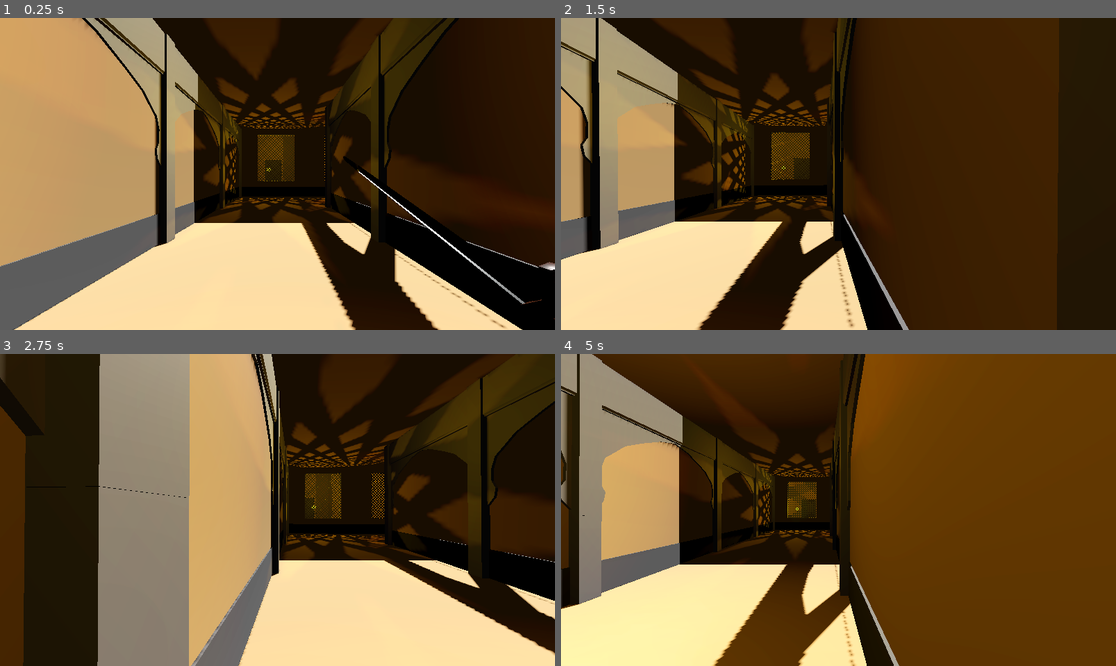
Above: before the commit, frames 1-4 (two rows, left to right).
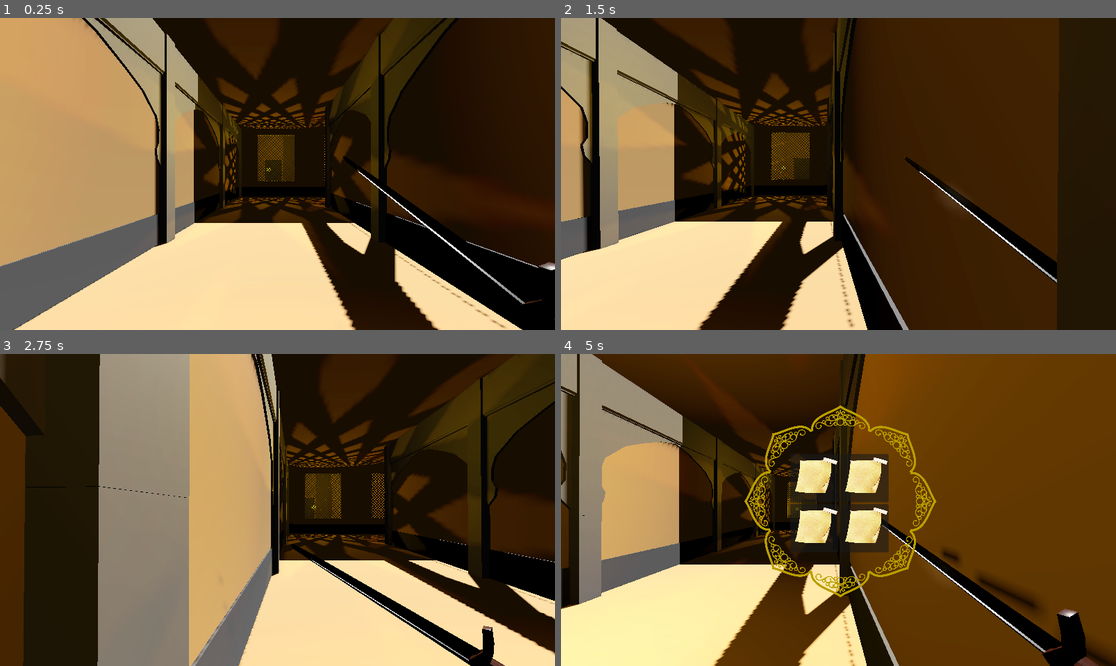
Above: after the commit, the same moments.

Repository: fayotic/the-eye-game-jam
Game: Godot game, scene res://components/map looper/rooms/room_a.tscn
Two runs of this game, one before a commit and one after it. Both use one fixed random seed, a clock stepped at 60 frames per second and the inputs below. This scene is started directly instead of the project's main scene.
Inputs (mouse positions are in pixels of both pictures, inside the frame that each line leads up to):
- Up to frame 1 (0.25 s): no input
- Up to frame 2 (1.5 s): tap Enter (ui_accept) at 0.5, 0.77 s; move the mouse to (832, 180) at 0.52 s; hold E (equip) 0.53-1.28 s; hold D (move_right) from 0.53 s (still down); tap Q (unequip) at 0.8, 1.35 s; move the mouse to (877, 177) at 1.27 s
- Up to frame 3 (2.75 s): tap Enter (ui_accept) at 1.52 s; tap E (equip) at 1.55 s; move the mouse to (233, 506) at 2.02 s; release D (move_right) at 2.03 s; press the mouse at (233, 506) at 2.03 s; hold A (move_left) from 2.03 s (still down); tap Q (unequip) at 2.3 s
- Up to frame 4 (5 s): move the mouse to (844, 510) at 2.77 s; release the mouse at (844, 510) at 2.78 s; tap E (equip) at 2.85, 4.55 s; tap Enter (ui_accept) at 3.02, 3.77, 4.52 s; move the mouse to (816, 503) at 3.52 s; release A (move_left) at 3.53 s; hold S (move_back) 3.53-4.28 s; hold Q (unequip) 3.53-4.28 s; tap W (move_front) at 3.6 s; tap I (open_inventory, bound only after the commit) at 4.15 s; move the mouse to (866, 510) at 4.27 s; hold D (move_right) from 4.28 s (still down); tap Q (unequip) at 4.35 s

The runs differ from the first frame. In frame 2, 1.2% of the frame differs, in the area x 61-90%, y 44-86%; in frame 3, 1.8%; in frame 4, 8.9%, in the area x 33-100%, y 16-100%.
Error before the commit: Invalid access to property or key 'scene_done' on a base object of type 'Nil'. (res://components/player/player.gd:24)
Error after the commit: Invalid access to property or key 'scene_done' on a base object of type 'Nil'. (res://components/player/player.gd:25)

Commit message:
Added inventory ui/resource files and weapon equip/unequip animation.

Diff:
--- /dev/null
+++ b/components/inventory/inv_ui_slot.tscn
@@ -0,0 +1,14 @@
+[gd_scene load_steps=2 format=3 uid="uid://bs0flgrctwojr"]
+
+[ext_resource type="Texture2D" uid="uid://pn7asyi0j8y0" path="res://components/ui/—Pngtree—yellow square note illustration_4669846.png" id="1_2b0ng"]
+
+[node name="Panel" type="Panel"]
+custom_minimum_size = Vector2(100, 100)
+offset_right = 100.0
+offset_bottom = 100.0
+
+[node name="Sprite2D" type="Sprite2D" parent="."]
+position = Vector2(0.9999981, -3.000002)
+scale = Vector2(0.05, 0.05)
+texture = ExtResource("1_2b0ng")
+centered = false
--- /dev/null
+++ b/components/inventory/inventory_resource.gd
@@ -0,0 +1,6 @@
+extends Resource
+
+class_name InventoryItems
+
+@export var name: String = " "
+@export var texture: Texture3D
--- /dev/null
+++ b/components/inventory/inventory_ui.gd
@@ -0,0 +1,21 @@
+extends Control
+
+var isOpened = false
+
+func _ready():
+	close()
+
+func _process(delta: float) -> void:
+	if Input.is_action_just_pressed("open_inventory"):
+		if isOpened == true:
+			close()
+		else:
+			open()
+
+func open():
+	visible = true
+	isOpened = true
+
+func close():
+	visible = false
+	isOpened = false
--- /dev/null
+++ b/components/inventory/inventory_ui.tscn
@@ -0,0 +1,35 @@
+[gd_scene load_steps=4 format=3 uid="uid://bo57517gwqipw"]
+
+[ext_resource type="Script" uid="uid://bvknt2l840k0n" path="res://components/inventory/inventory_ui.gd" id="1_no843"]
+[ext_resource type="Texture2D" uid="uid://cv3et73q1k3ob" path="res://components/ui/—Pngtree—islamic style ring border hand_3819752.png" id="2_pn812"]
+[ext_resource type="PackedScene" uid="uid://bs0flgrctwojr" path="res://components/inventory/inv_ui_slot.tscn" id="3_mflri"]
+
+[node name="Inventory_UI" type="Control"]
+layout_mode = 3
+anchors_preset = 0
+script = ExtResource("1_no843")
+
+[node name="—pngtree—islamicStyleRingBorderHand3819752" type="Sprite2D" parent="."]
+position = Vector2(580, 306.00003)
+scale = Vector2(0.2, 0.2)
+texture = ExtResource("2_pn812")
+
+[node name="GridContainer" type="GridContainer" parent="."]
+layout_mode = 0
+offset_left = 476.0
+offset_top = 208.0
+offset_right = 680.0
+offset_bottom = 412.0
+columns = 2
+
+[node name="slot1" parent="GridContainer" instance=ExtResource("3_mflri")]
+layout_mode = 2
+
+[node name="slot2" parent="GridContainer" instance=ExtResource("3_mflri")]
+layout_mode = 2
+
+[node name="slot3" parent="GridContainer" instance=ExtResource("3_mflri")]
+layout_mode = 2
+
+[node name="slot4" parent="GridContainer" instance=ExtResource("3_mflri")]
+layout_mode = 2
--- a/components/npcs/npc_fairy.tscn
+++ b/components/npcs/npc_fairy.tscn
@@ -1,6 +1,6 @@
 [gd_scene load_steps=2 format=3 uid="uid://c2twa3fraraxo"]
 
-[ext_resource type="PackedScene" uid="uid://dsc8o7n3whtvi" path="res://humancharacter_mod_tex_ani/NPC_Fairy.glb" id="1_64qqw"]
+[ext_resource type="PackedScene" uid="uid://dsc8o7n3whtvi" path="res://components/npcs/humancharacter_mod_tex_ani/NPC_Fairy.glb" id="1_64qqw"]
 
 [node name="NPC_Fairy" instance=ExtResource("1_64qqw")]
 
--- a/components/player/player.gd
+++ b/components/player/player.gd
@@ -11,6 +11,7 @@
 @onready var animation = $Head/Camera3D/ArmColl/Sword/AnimationPlayer
 @export var lerp_speed = 10.0
 @export var fairy_scene : Node3D
+@export var inventory: InventorySystem
 @onready var health: HealthComponent = $HealthComponentNode
 
 func _ready():
@@ -21,23 +22,28 @@
 
 #Gets input from user to equip/unequip an item
 func _process(delta: float) -> void:
-	if Input.is_action_pressed("equip") and fairy_scene.scene_done == true : #e
+	if Input.is_action_pressed("equip") and is_equipped == false and fairy_scene.scene_done == true : #e
 		is_equipped = true
 		equipSword()
-	if Input.is_action_pressed("unequip"): #q
+	if Input.is_action_pressed("unequip") and fairy_scene.scene_done == true: #q
 		is_equipped = false
 		unequipSword()
 	if Input.is_action_pressed("attack"): #left mouse
 		animation.play("sword_swinging")
 
 
+
 func equipSword():
 	if is_equipped == true:
 		sword.show() #Shows sword
+		animation.play("sword_equip")
+		await animation.animation_finished
 		animation.play("sword_idle") #Plays idle animation
 
 func unequipSword():
 	if is_equipped == false:
+		animation.play("sword_unequip")
+		await animation.animation_finished
 		sword.hide() #Hides sword
 
 func _input(event):
--- a/components/player/player.tscn
+++ b/components/player/player.tscn
@@ -1,8 +1,16 @@
-[gd_scene load_steps=11 format=3 uid="uid://5rqbxtnr54xt"]
+[gd_scene load_steps=17 format=3 uid="uid://5rqbxtnr54xt"]
 
 [ext_resource type="Script" uid="uid://b54emypeedxhk" path="res://components/HealthComponent/HealthComponent.gd" id="1_kfe3d"]
 [ext_resource type="Script" uid="uid://noqrinxktevj" path="res://components/player/player.gd" id="1_t3162"]
 [ext_resource type="PackedScene" uid="uid://ddnwt5o4uc0ok" path="res://components/weapons/sword.tscn" id="2_kfe3d"]
+[ext_resource type="Script" uid="uid://80cjqhk868jo" path="res://components/inventory/inventory_resource.gd" id="2_mpawu"]
+[ext_resource type="Script" uid="uid://b40wseu004wf1" path="res://inventory.gd" id="3_pvtfm"]
+[ext_resource type="PackedScene" uid="uid://bo57517gwqipw" path="res://components/inventory/inventory_ui.tscn" id="4_wa6cj"]
+
+[sub_resource type="Resource" id="Resource_02tnr"]
+script = ExtResource("3_pvtfm")
+items = Array[ExtResource("2_mpawu")]([null, null, null, null])
+metadata/_custom_type_script = "uid://b40wseu004wf1"
 
 [sub_resource type="CapsuleMesh" id="CapsuleMesh_kfe3d"]
 
@@ -92,11 +100,57 @@
 "values": [Vector3(-0.12157496, -2.815119, 0.5711085), Vector3(0.424115, -2.8379054, 0.63006383), Vector3(0.40666172, -3.3405602, 0.43284166)]
 }
 
+[sub_resource type="Animation" id="Animation_wa6cj"]
+resource_name = "sword_equip"
+length = 0.5
+tracks/0/type = "value"
+tracks/0/imported = false
+tracks/0/enabled = true
+tracks/0/path = NodePath(".:position")
+tracks/0/interp = 2
+tracks/0/loop_wrap = true
+tracks/0/keys = {
+"times": PackedFloat32Array(0.36666667),
+"transitions": PackedFloat32Array(1),
+"update": 0,
+"values": [Vector3(-0.353096, -0.9576266, 0.62272125)]
+}
+tracks/1/type = "value"
+tracks/1/imported = false
+tracks/1/enabled = true
+tracks/1/path = NodePath(".:rotation")
+tracks/1/interp = 2
+tracks/1/loop_wrap = true
+tracks/1/keys = {
+"times": PackedFloat32Array(0.033333335, 0.36666667),
+"transitions": PackedFloat32Array(1, 1),
+"update": 0,
+"values": [Vector3(1.0104979, 0.15849486, -1.4041631), Vector3(0.40648878, 2.7259874, 0.4330085)]
+}
+
+[sub_resource type="Animation" id="Animation_bv0o5"]
+resource_name = "sword_unequip"
+length = 0.5
+tracks/0/type = "value"
+tracks/0/imported = false
+tracks/0/enabled = true
+tracks/0/path = NodePath(".:rotation")
+tracks/0/interp = 2
+tracks/0/loop_wrap = true
+tracks/0/keys = {
+"times": PackedFloat32Array(0.033333335, 0.4),
+"transitions": PackedFloat32Array(1, 1),
+"update": 0,
+"values": [Vector3(0.40648878, 2.7259874, 0.4330085), Vector3(1.0104979, 0.15849486, -1.4041631)]
+}
+
 [sub_resource type="AnimationLibrary" id="AnimationLibrary_bv0o5"]
 _data = {
 &"RESET": SubResource("Animation_pvtfm"),
+&"sword_equip": SubResource("Animation_wa6cj"),
 &"sword_idle": SubResource("Animation_mpawu"),
-&"sword_swinging": SubResource("Animation_02tnr")
+&"sword_swinging": SubResource("Animation_02tnr"),
+&"sword_unequip": SubResource("Animation_bv0o5")
 }
 
 [sub_resource type="ConvexPolygonShape3D" id="ConvexPolygonShape3D_cifxd"]
@@ -105,6 +159,7 @@
 [node name="Player" type="CharacterBody3D" groups=["player"]]
 transform = Transform3D(0.031811956, 0, -0.9994939, 0, 1, 0, 0.9994939, 0, 0.031811956, 0, 0, 0)
 script = ExtResource("1_t3162")
+inventory = SubResource("Resource_02tnr")
 
 [node name="MeshInstance3D2" type="MeshInstance3D" parent="."]
 transform = Transform3D(1, 0, 0, 0, 1, 0, 0, 0, 1, -0.0022995102, 0.72226703, 0.07224788)
@@ -122,7 +177,7 @@
 shape = SubResource("SphereShape3D_wa6cj")
 
 [node name="Sword" parent="Head/Camera3D/ArmColl" instance=ExtResource("2_kfe3d")]
-transform = Transform3D(-0.76345295, 0.5287879, 0.3708452, 0.38541204, 0.83374685, -0.39538732, -0.51826364, -0.15893191, -0.840325, -0.353096, -0.9576266, 0.62272125)
+transform = Transform3D(-0.76345205, 0.52878773, 0.37084487, 0.3854116, 0.83374655, -0.395387, -0.51826304, -0.15893185, -0.8403243, -0.353096, -0.9576266, 0.62272125)
 
 [node name="LowPolySword" parent="Head/Camera3D/ArmColl/Sword" index="0"]
 transform = Transform3D(-0.004915848, 0.067631625, -0.07349693, -0.07390273, 0.04703773, 0.048226945, 0.06718796, 0.056686997, 0.047669306, 0.32760143, 1.1552196, 0.16875362)
@@ -139,4 +194,6 @@
 [node name="HealthComponentNode" type="Node" parent="."]
 script = ExtResource("1_kfe3d")
 
+[node name="Inventory_UI" parent="." instance=ExtResource("4_wa6cj")]
+
 [editable path="Head/Camera3D/ArmColl/Sword"]
--- a/components/weapons/sword.gd
+++ b/components/weapons/sword.gd
@@ -2,3 +2,8 @@
 
 func _ready():
 	pass
+
+#If an enemy is in Area3D, then it will take damage
+func _on_area_3d_body_entered(body: Node3D) -> void:
+	if body.is_in_group("Enemy"):
+		pass
--- a/components/weapons/sword.tscn
+++ b/components/weapons/sword.tscn
@@ -28,6 +28,10 @@
 mesh = ExtResource("1_a0blx")
 surface_material_override/0 = SubResource("StandardMaterial3D_c14hh")
 
-[node name="CollisionShape3D" type="CollisionShape3D" parent="LowPolySword"]
-transform = Transform3D(1, 0, 0, 0, 1, 0, 0, 0, 1, 0, 39.88264, 0)
+[node name="Area3D" type="Area3D" parent="LowPolySword"]
+
+[node name="CollisionShape3D" type="CollisionShape3D" parent="LowPolySword/Area3D"]
+transform = Transform3D(1, 1.4901161e-08, 1.4901161e-08, 1.4901161e-08, 1.0000001, 5.9604645e-08, 0, -2.9802322e-08, 1.0000001, 0, 39.88265, -3.695488e-06)
 shape = SubResource("CapsuleShape3D_u1nis")
+
+[connection signal="body_entered" from="LowPolySword/Area3D" to="." method="_on_area_3d_body_entered"]
--- /dev/null
+++ b/inventory.gd
@@ -0,0 +1,5 @@
+extends Resource
+
+class_name InventorySystem
+
+@export var items: Array[InventoryItems]
--- a/project.godot
+++ b/project.godot
@@ -68,6 +68,11 @@
 "events": [Object(InputEventKey,"resource_local_to_scene":false,"resource_name":"","device":-1,"window_id":0,"alt_press …(192 unchanged characters)…
 ]
 }
+open_inventory={
+"deadzone": 0.2,
+"events": [Object(InputEventKey,"resource_local_to_scene":false,"resource_name":"","device":-1,"window_id":0,"alt_pressed":false,"shift_pressed":false,"ctrl_pressed":false,"meta_pressed":false,"pressed":false,"keycode":0,"physical_keycode":73,"key_label":0,"unicode":105,"location":0,"echo":false,"script":null)
+]
+}
 unequip={
 "deadzone": 0.2,
 "events": [Object(InputEventKey,"resource_local_to_scene":false,"resource_name":"","device":-1,"window_id":0,"alt_press …(192 unchanged characters)…
--- a/scenes/world.tscn
+++ b/scenes/world.tscn
@@ -126,6 +126,7 @@
 fairy_scene = NodePath("../../FairySceneLevel0")
 
 [node name="Sword" parent="Entities/Player/Head/Camera3D/ArmColl" index="0"]
+transform = Transform3D(-0.76345295, 0.5287879, 0.3708452, 0.38541204, 0.83374685, -0.39538732, -0.51826364, -0.15893191, -0.840325, -0.353096, -0.9576266, 0.62272125)
 visible = false
 
 [node name="Misc" type="Node3D" parent="."]
Not shown, added: components/inventory/inventory_resource.gd.uid
Not shown, added: components/inventory/inventory_ui.gd.uid
Renamed: humancharacter_mod_tex_ani/NPC_Fairy.glb -> components/npcs/humancharacter_mod_tex_ani/NPC_Fairy.glb
Not shown, changed: components/npcs/humancharacter_mod_tex_ani/NPC_Fairy.glb.import
Renamed: humancharacter_mod_tex_ani/NPC_Fairy_Tex_Fairy.png -> components/npcs/humancharacter_mod_tex_ani/NPC_Fairy_Tex_Fairy.png
Not shown, added: components/npcs/humancharacter_mod_tex_ani/NPC_Fairy_Tex_Fairy.png.import
Renamed: humancharacter_mod_tex_ani/PlayerCharacter_v1.0.glb -> components/npcs/humancharacter_mod_tex_ani/PlayerCharacter_v1.0.glb
Not shown, changed: components/npcs/humancharacter_mod_tex_ani/PlayerCharacter_v1.0.glb.import
Renamed: humancharacter_mod_tex_ani/Tex_Fairy.png -> components/npcs/humancharacter_mod_tex_ani/Tex_Fairy.png
Not shown, changed: components/npcs/humancharacter_mod_tex_ani/Tex_Fairy.png.import
Renamed: humancharacter_mod_tex_ani/Tex_PlayerCharacter.png -> components/npcs/humancharacter_mod_tex_ani/Tex_PlayerCharacter.png
Not shown, changed: components/npcs/humancharacter_mod_tex_ani/Tex_PlayerCharacter.png.import
(and 5 more such lines)
